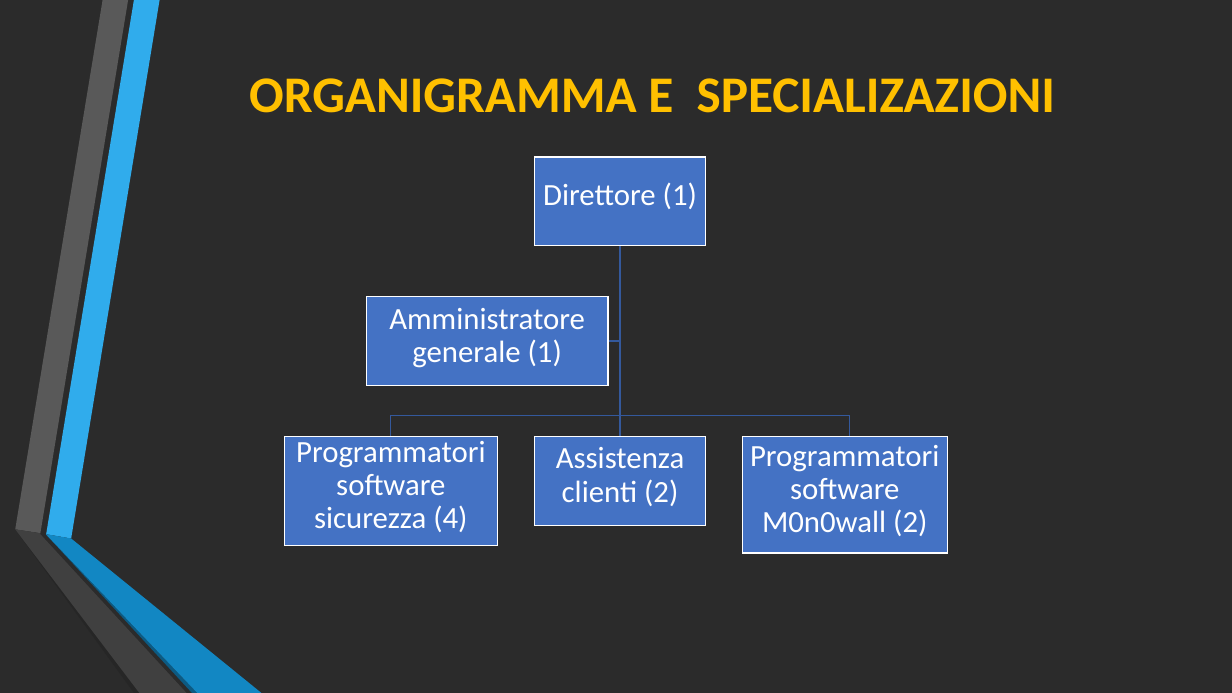
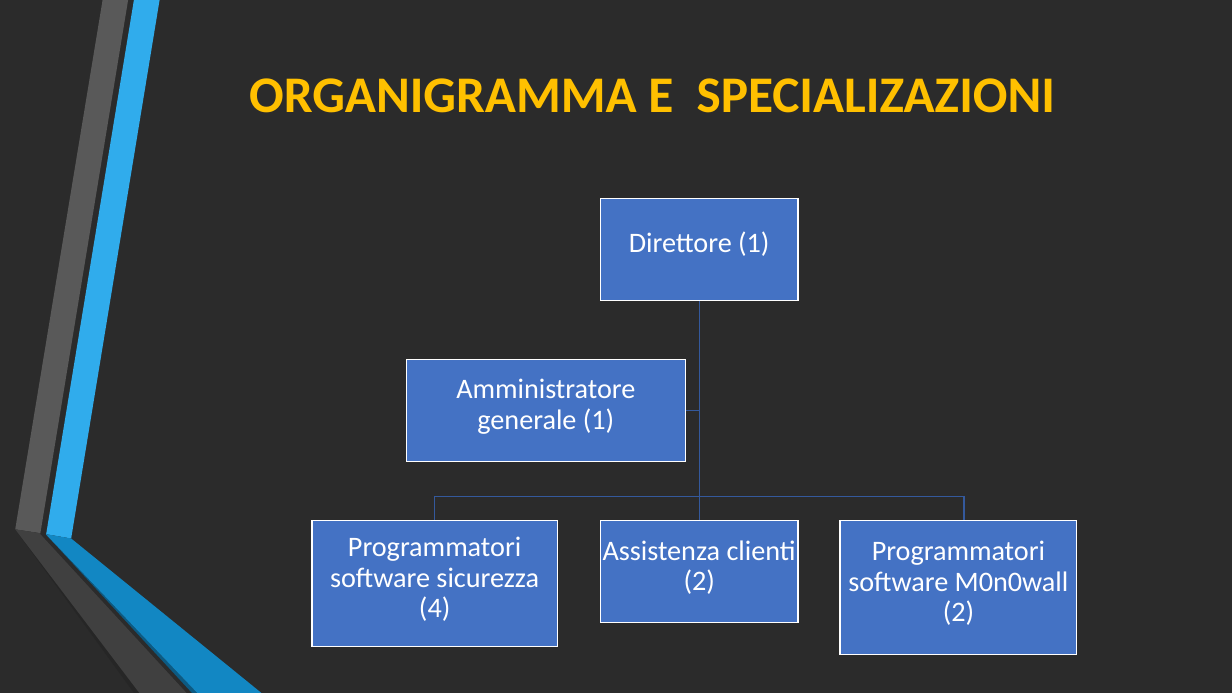
Before and after one commit to Lince99/GPOI, a slide deck: slide 5 of m0n0wall/Presentazione_M0n0wall.odp. Drawn at 1232x693 pixels with LibreOffice and Linux fonts; fonts in the diff are those of the drawing; background and template pictures are left out; a plain dark background stands for a picture behind light text. Boxes give left, top, right and bottom in pixels: in the first picture for what was removed or moved away, otherwise in the second. Text is boxed around its words. In the diff, an @@ line names an element or a change of style, - is before the commit and + after.

```diff
--- a/m0n0wall/Presentazione_M0n0wall.odp
+++ b/m0n0wall/Presentazione_M0n0wall.odp
@@ freeform shape "Direttore (1)": place and size @@
-freeform shape "Direttore (1)" at [535,157,706,246]
+freeform shape "Direttore (1)" at [601,198,799,300]
@@ freeform shape removed at [608,246,620,341] @@
@@ freeform shape: place and size @@
-freeform shape at [391,246,620,437]
+freeform shape at [434,300,700,520]
@@ freeform shape: place and size @@
-freeform shape at [616,246,625,437]
+freeform shape at [686,300,700,410]
@@ freeform shape added at [694,300,705,520], outline #34599C 0.99 pt @@
@@ freeform shape: place and size @@
-freeform shape at [620,246,849,437]
+freeform shape at [700,300,964,520]
@@ freeform shape "Amministratore generale (1)": place and size @@
-freeform shape "Amministratore generale (1)" at [367,297,608,385]
+freeform shape "Amministratore generale (1)" at [407,360,686,462]
@@ freeform shape "Programmatori software sicurezza (4)": place and size @@
-freeform shape "Programmatori software sicurezza (4)" at [285,436,497,545]
+freeform shape "Programmatori software sicurezza (4)" at [312,520,557,646]
@@ freeform shape "Assistenza clienti (2)": place and size @@
-freeform shape "Assistenza clienti (2)" at [535,436,706,525]
+freeform shape "Assistenza clienti (2)" at [601,520,799,623]
@@ size 24 to 22 pt in 5 elements at [601,198,799,300], [407,360,686,462], [312,520,557,646], [601,520,799,623], [840,520,1077,654] @@
@@ freeform shape "Programmatori software M0n0wall (2)": place and size @@
-freeform shape "Programmatori software M0n0wall (2)" at [742,436,947,553]
+freeform shape "Programmatori software M0n0wall (2)" at [840,520,1077,654]
```
Also in this commit, not shown: 6 other slides changed, 4 other files.
